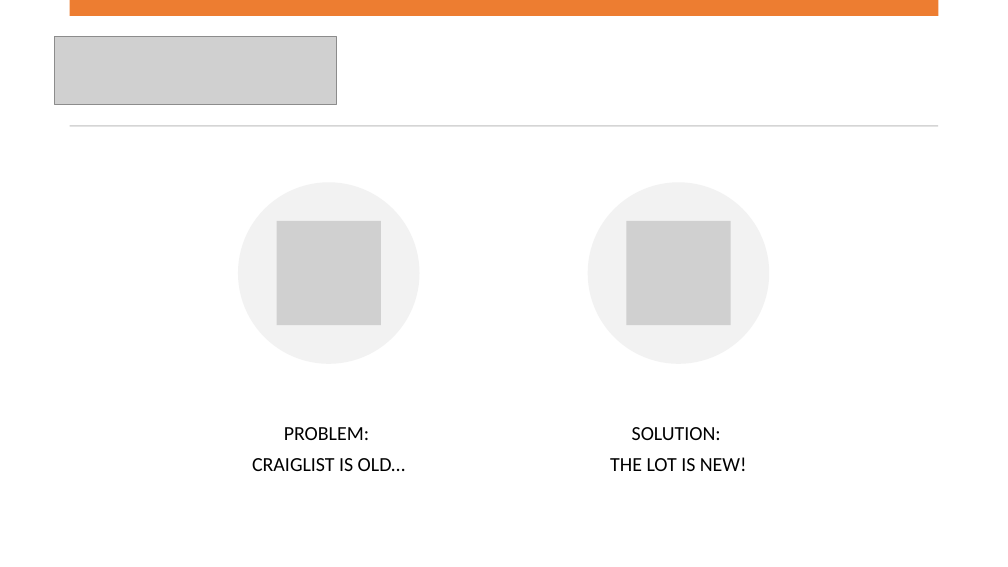
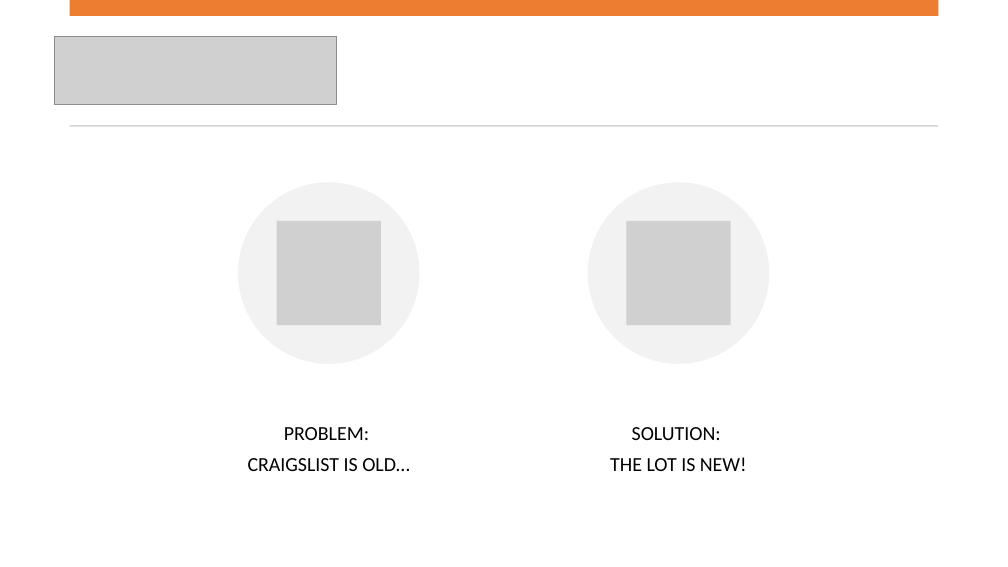
Before and after one commit to keira-mclean/capstone-cjk-be, a slide deck: slide 2 of Capstone3_CJK.pptx. Drawn at 1008x567 pixels with LibreOffice and Linux fonts; fonts in the diff are those of the drawing; grey boxes stand for pictures. Boxes give left, top, right and bottom in pixels: in the first picture for what was removed or moved away, otherwise in the second. Text is boxed around its words. In the diff, an @@ line names an element or a change of style, - is before the commit and + after.

Commit message:
update ppt

```diff
--- a/Capstone3_CJK.pptx
+++ b/Capstone3_CJK.pptx
@@ text at [248,458,410,471]: text changed @@
-CRAIGLIST IS OLD…
+CRAIGSLIST IS OLD…
```
Also in this commit, not shown: 1 other slide changed, 1 other file.
